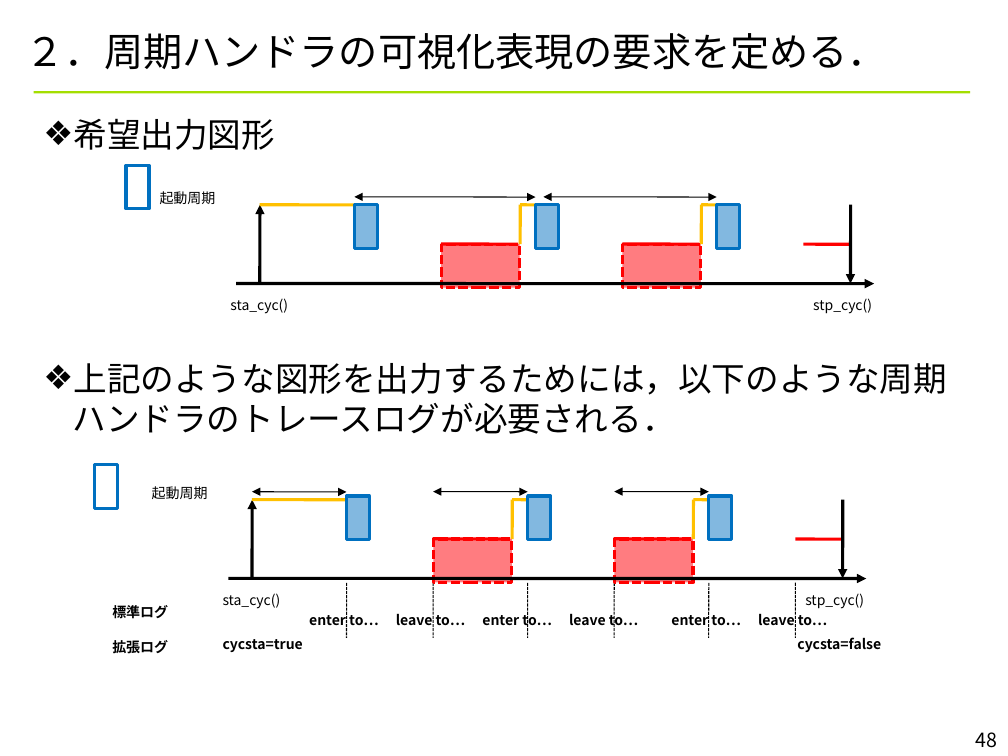
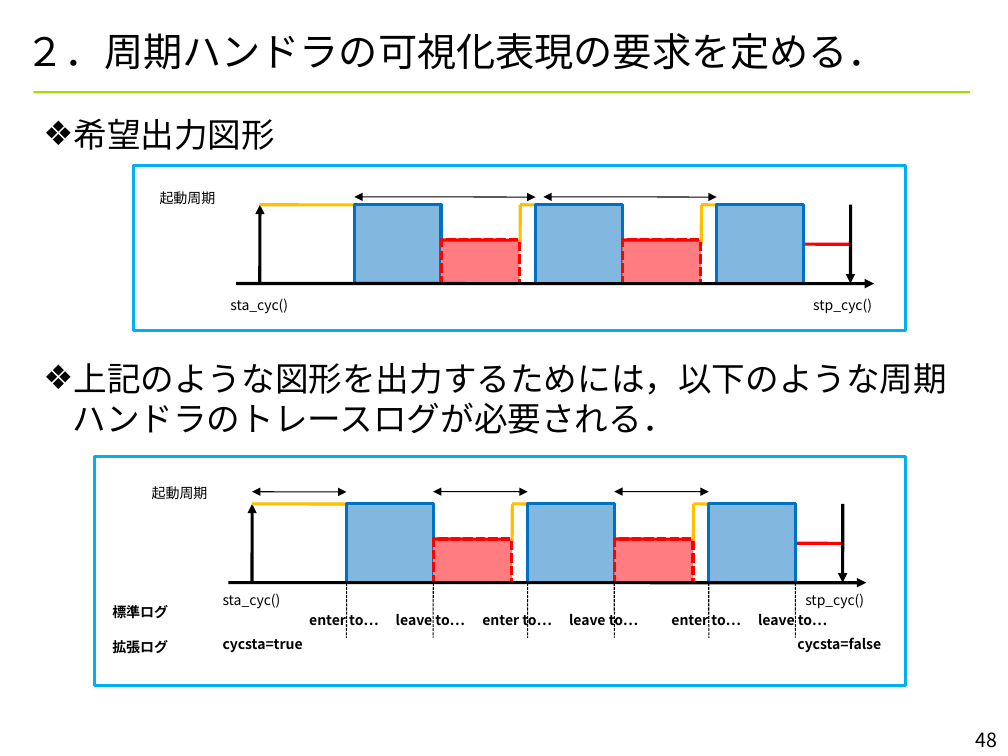
Before and after one commit to YixiaoLi/tlv4mc, a slide deck: slide 48 of doc/TLV_visualize_rules.ppt. Drawn at 1008x756 pixels with LibreOffice and Linux fonts; fonts in the diff are those of the drawing; background and template pictures are left out. Boxes give left, top, right and bottom in pixels: in the first picture for what was removed or moved away, otherwise in the second. Text is boxed around its words. In the diff, an @@ line names an element or a change of style, - is before the commit and + after.

```diff
--- a/doc/TLV_visualize_rules.ppt
+++ b/doc/TLV_visualize_rules.ppt
@@ rectangle removed at (x1=126, y1=165, x2=149, y2=209) @@
@@ rectangle added at (x1=134, y1=165, x2=906, y2=331), outline #00B0F0 2.24 pt @@
@@ rectangle resized from (x1=355, y1=205, x2=378, y2=248) to (x1=355, y1=205, x2=442, y2=283) @@
@@ rectangle resized from (x1=535, y1=205, x2=558, y2=248) to (x1=535, y1=205, x2=622, y2=283) @@
@@ rectangle resized from (x1=717, y1=205, x2=740, y2=248) to (x1=717, y1=205, x2=803, y2=283) @@
@@ 2 rectangles, 2 lines moved together from (x1=442, y1=244, x2=702, y2=287) to (x1=442, y1=240, x2=701, y2=283) @@
@@ rectangle removed at (x1=95, y1=465, x2=118, y2=508) @@
@@ rectangle added at (x1=95, y1=457, x2=906, y2=685), outline #00B0F0 2.24 pt @@
@@ rectangle resized from (x1=347, y1=496, x2=370, y2=539) to (x1=347, y1=504, x2=433, y2=583) @@
@@ rectangle resized from (x1=527, y1=496, x2=550, y2=539) to (x1=527, y1=504, x2=614, y2=583) @@
@@ rectangle resized from (x1=709, y1=496, x2=732, y2=539) to (x1=709, y1=504, x2=795, y2=583) @@
@@ 6 lines, 3 arrows moved together from (x1=229, y1=500, x2=866, y2=579) to (x1=229, y1=504, x2=866, y2=583) @@
```
Also in this commit, not shown: 16 other slides changed, 1 other file.
